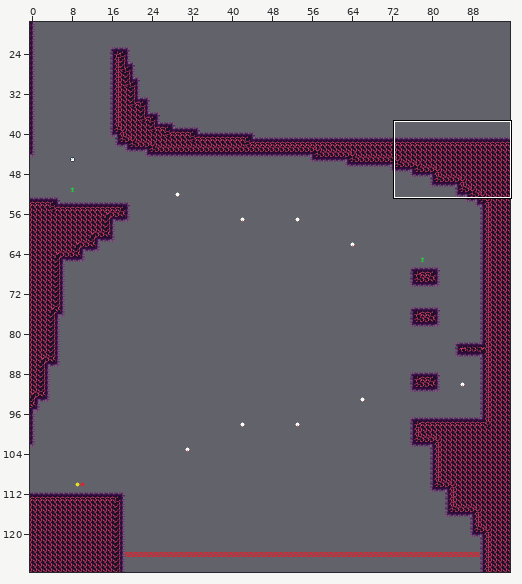
Two versions of a level (Tiled map, mapping_tools/tilemaps/fire4.tmx). The picture above shows the old version from afar; the outline marks the close-up.
Close-up. As it was:
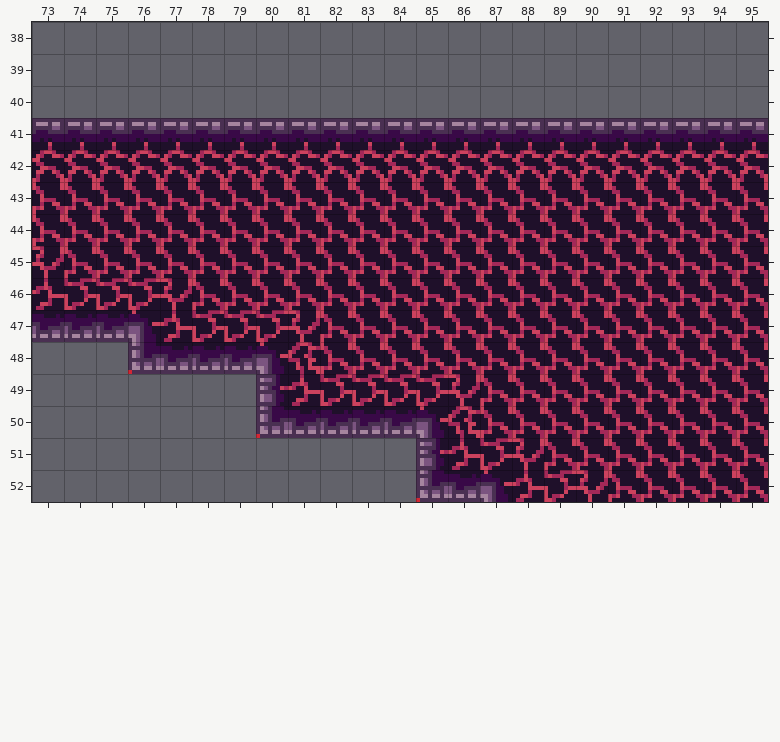
Cells are 8x8 px. Shown: x 73..95, y 38..52. The commit also changed other parts of the map, which this record leaves out.
The same view after the edit:
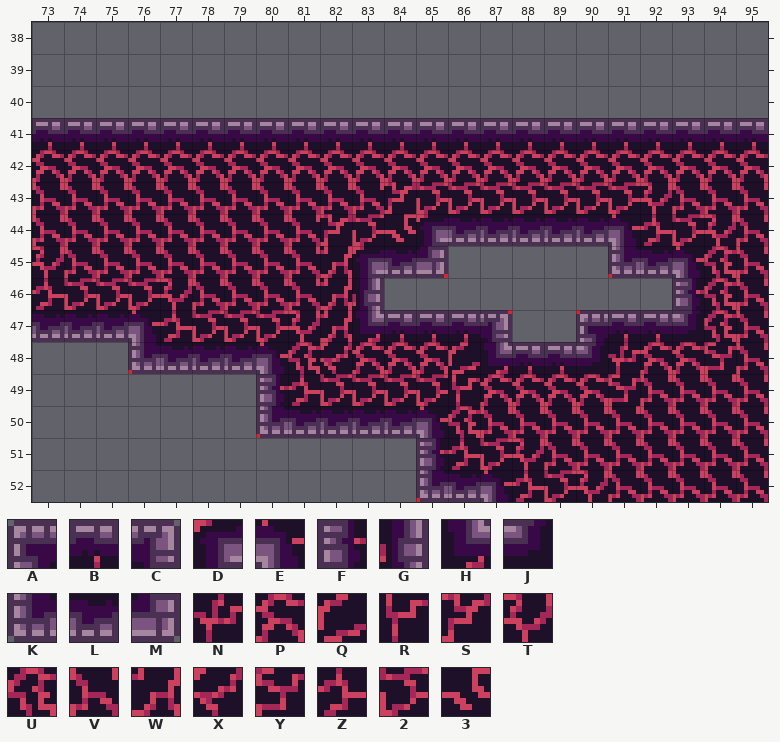
Key: from "fire": A 0, B 1, C 2, D 3, E 4, F 13, G 15, H 16, J 17, K 26, L 27, M 28, N 49, P 50, Q 51, R 58, S 60, T 61, U 62, V 63, W 64, X 73, Y 74, Z 75, 2 76, 3 77.
_ is an empty cell.
Changes in this commit:
Layer "draft":
The tile that lay hidden is removed in row 45 at x 86 to 90; in row 46 at x 84 to 92; in row 47 at x 88 to 89.
Layer "map":
Tile V becomes tile 2 in row 43 at x 85 to 91; in row 44 at x 83 and 93.
Tile V becomes tile 3 in row 44 at x 84.
Tile V becomes tile A in row 47 at x 90.
Tile V becomes tile B in row 47 at x 84 to 86 and 91 to 92; in row 48 at x 88 to 89.
Tile V becomes tile C in row 47 at x 87.
Tile V becomes tile D in row 44 at x 85; in row 45 at x 83.
Tile V becomes tile E in row 44 at x 91; in row 45 at x 93.
Tile V becomes tile F in row 46 at x 93.
Tile V becomes tile G in row 46 at x 83.
Tile V becomes tile H in row 47 at x 83; in row 48 at x 87.
Tile V becomes tile J in row 47 at x 93; in row 48 at x 90.
Tile V becomes tile K in row 45 at x 91.
Tile V becomes tile L in row 44 at x 86 to 90; in row 45 at x 84 and 92.
Tile V becomes tile M in row 45 at x 85.
Tile V becomes tile N in row 48 at x 91.
Tile V becomes tile P in row 48 at x 83 to 85 and 92 to 93; in row 49 at x 87 to 90.
Tile V becomes tile Q in row 48 at x 86.
Tile T becomes tile R in row 49 at x 86.
Tile V becomes tile S in row 43 at x 84; in row 44 at x 82.
Tile V becomes tile T in row 43 at x 92; in row 44 at x 94.
Tile V becomes tile U in rows 45 to 47 at x 94.
Tile V becomes tile W in rows 45 to 47 at x 82.
Tile V becomes tile X in row 48 at x 82.
Tile V becomes tile Y in row 48 at x 94; in row 49 at x 91.
Tile V becomes tile Z in row 44 at x 92.
Tile V is removed in row 45 at x 86 to 90; in row 46 at x 84 to 92; in row 47 at x 88 to 89.
Boxes around the changes in both close-ups, in picture pixels (x1, y1, x2, y2):
changed: (320, 182, 736, 406)
